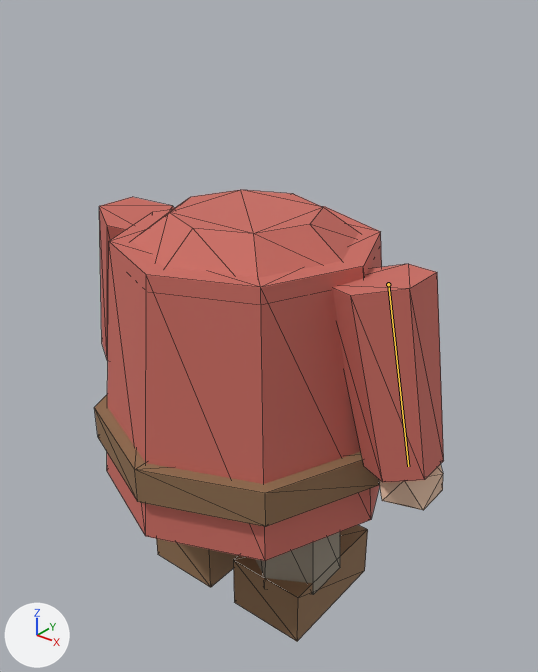
The glTF model assets/models/dwarf_body.glb as it was, and as the next commit left it.
Rendered twice from a camera (50 mm lens) standing at (0.851, -1.0, 1.232) and looking at (0.023, 0.036, 0.59). The axes (+X, +Y, +Z) are drawn at lower left. The lights are the same throughout. The older version comes first. The bones that change are drawn over the model as lines. Mesh edges are drawn as thin lines.

In view in the first picture: 'DwarfBody'.
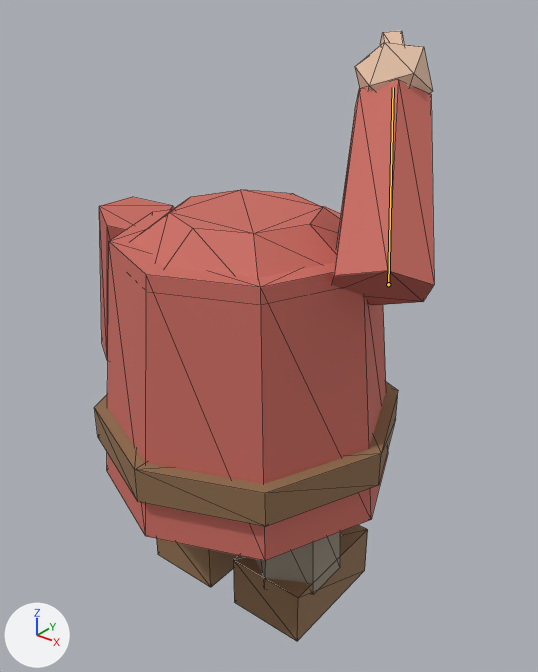
The newer file adds an action. The first version stands in its rest pose; the second is drawn at frame 0 of the action 'hold_high'.

Location of each change, [x1, y1, x2, y2] in pixels of the pictures (538 x 672 px):
'DwarfBody', posed (35% taller): before [94, 190, 444, 641]; after [94, 30, 434, 641]
bone 'arm_R', root to tip: before (388, 284) to (408, 466); after (388, 284) to (393, 87)

The edits, one by one:
Bone 'arm_R' (bone_arm_r) turns from (0, 0, 0) to (126, -51, 27) degrees about its own x, y and z.
